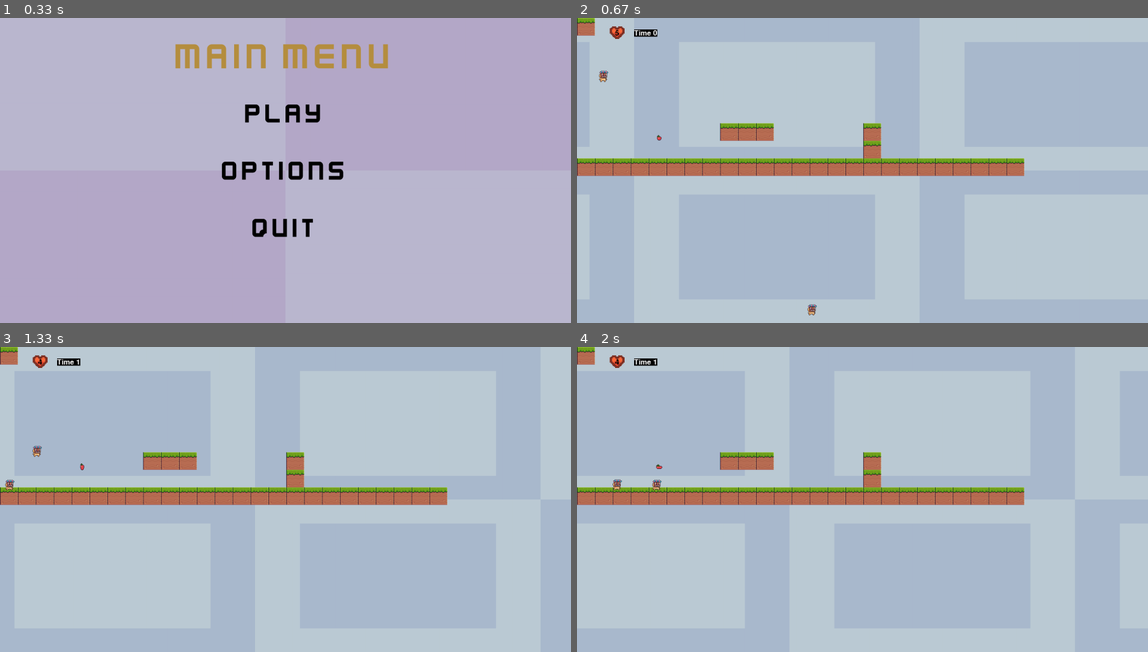
Above: before the commit, frames 1-4 (two rows, left to right).
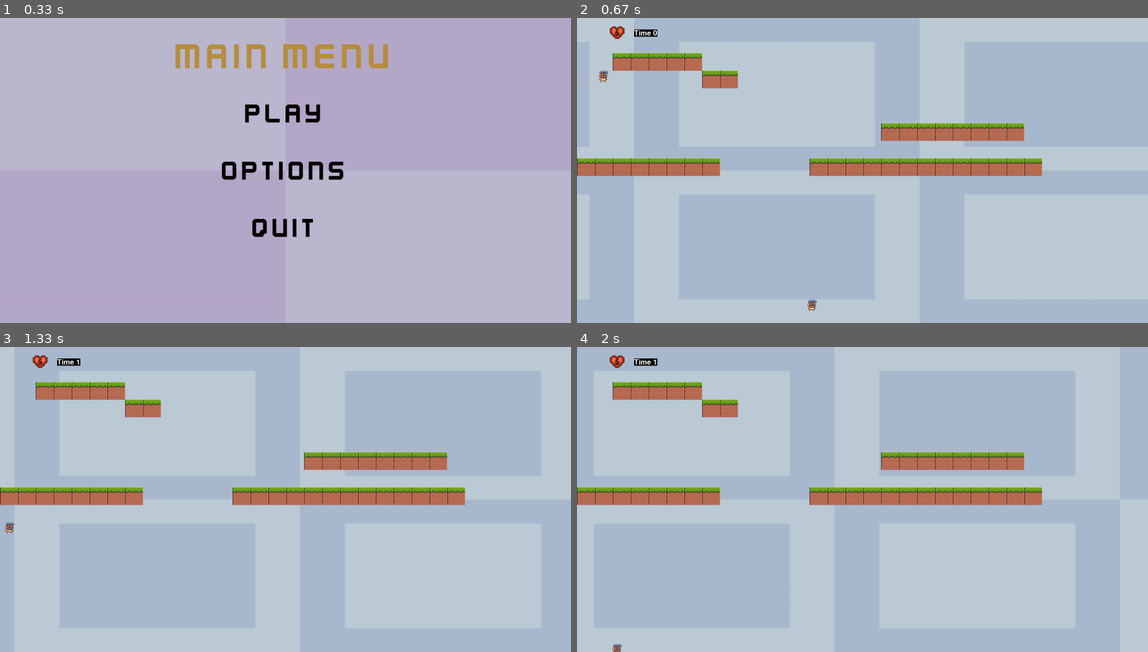
Above: after the commit, the same moments.

Repository: Maxizx/patricioBallesteros-pygame-tp-final
Game: pygame game, started from main.py
Two runs of this game, one before a commit and one after it. Both use one fixed random seed, a clock stepped at 60 frames per second and the inputs below.
Inputs (mouse positions are in pixels of both pictures, inside the frame that each line leads up to):
- Up to frame 1 (0.33 s): no input
- Up to frame 2 (0.67 s): click "PLAY" at 0.38 s
- Up to frame 3 (1.33 s): hold Right 0.67-1.13 s; move the mouse to (262, 511) at 0.7 s; hold Up from 1.17 s (still down)
- Up to frame 4 (2 s): release Up at 1.47 s; hold Right 1.5-1.97 s

Frame 1 is identical in both runs. In frame 2, 5.2% of the frame differs, in the area x 0-82%, y 0-98%; in frame 3, 5.2%, in the area x 0-82%, y 0-62%; in frame 4, 5.2%.

Commit message:
add class construir mapa

Diff:
--- a/inicio.py
+++ b/GUI_inicio.py
@@ -1,7 +1,6 @@
 import pygame as pg
-from constantes import *
+from constantes import (ANCHO_VENTANA,ALTO_VENTANA)
 from botones import Button as Button
-from main import  *
 from game import GameManager
 # from main import game
 
--- a/botin.py
+++ b/botin.py
@@ -2,18 +2,22 @@
 import random
 import player
 from auxiliar import Auxiliar
+import random as rd
+from constantes import (ANCHO_VENTANA,ALTO_VENTANA)
 
 class Frutas(pg.sprite.Sprite):
-    def __init__(self,x,y ) -> None:
+    def __init__(self) -> None:
         super().__init__()
         self.stay = Auxiliar.getSurfaceFromSpriteSheet("images/Apple.png",17,1,step=1)
         self.puntos = random.randrange(10,50)
         self.frame = 0
-        self.ubicacion_en_x = x
-        self.ubicacion_en_y = y
+        # self.ubicacion_en_x = x
+        # self.ubicacion_en_y = y
         self.animation = self.stay
         self.image = self.animation[self.frame]
         self.rect = self.image.get_rect()
+        self.rect.x = rd.randint(0,ANCHO_VENTANA - self.rect.width)
+        self.rect.y = rd.randint(0,ALTO_VENTANA - self.rect.height)
         self.grupo_frutas = pg.sprite.Group()
 
     def update(self):
@@ -22,9 +26,16 @@
         else:
             self.frame = 0
 
+    def spawn_frutas(self,cantidad_de_frutas = 4):
+        for _ in range(cantidad_de_frutas):
+            fruta = Frutas()
+            self.grupo_frutas.add(fruta)
+            # print(f"x: {fruta.rect.x} y :{fruta.rect.y}")
+            print("Se creó una fruta nueva")
+
+
+
     def draw(self,pantalla):
-        self.rect.x = self.ubicacion_en_x
-        self.rect.y = self.ubicacion_en_y
         self.image = self.animation[self.frame]
         pantalla.blit(self.image,self.rect)
 
--- a/game.py
+++ b/game.py
@@ -1,9 +1,11 @@
 from botin import Frutas
-from player import *
+from player import Player
 from enemigo import Enemy
-from musica import *
+from musica import audio
 from constantes import *
-from niveles.plataforma import *
+from niveles.plataforma import (construir_mapas,bloque)
+from auxiliar import Auxiliar
+import random as rd
 
 #ROTO#ROTO#ROTO#ROTO#ROTO#ROTO#ROTO#ROTO#ROTO#ROTO#ROTO#ROTO#ROTO#ROTO#ROTO#ROTO#ROTO
 
@@ -31,7 +33,8 @@
 import sys
 from player import Player
 
-class GameManager:
+
+class GameManager(Frutas,pg.sprite.Sprite):
     def __init__(self):
         pg.font.init()
         pg.init()
@@ -52,9 +55,12 @@
         self.vidas = Auxiliar.load_image_and_scale("images/corazo.png",50,50)
         self.player_1 = Player(config_player)
         self.enemigo_1= Enemy(0, 0, 4, 8, 8, 16)
-        self.fruta_1 = Frutas(200,300)
-
-
+        # self.fruta_1 = Frutas(200,300)
+        self.fruta = Frutas()
+        self.lista_de_niveles = niveles
+        self.nivel = 0
+        self.escenario =  0
+        self.mapas = construir_mapas()
 
     def run(self):
         """
@@ -93,27 +99,30 @@
             if camara_x < ANCHO_VENTANA:
                 self.screen.blit(self.imagen_fondo2,(camara_x,0))
 
-            if self.player_1.lives == 0:
-                # game_over()
-                print("Game Over")
-                pg.quit()
-                sys.exit()
+            self.game_over()
 
-            for muro in muros:
-                self.player_1.colision_con_objetos(muro)
-                self.enemigo_1.colision_con_objetos(muro)
 
-            self.fruta_1.colision_con_fruta(self.player_1)
+            # for muro in muros:
+            #     self.player_1.colision_con_objetos(muro)
+            #     self.enemigo_1.colision_con_objetos(muro)
+            # self.colision_muros()
+
+            self.fruta.spawn_frutas
+
+            # self.fruta_1.colision_con_fruta(self.player_1)
             self.player_1.colision_con_enemigo(self.enemigo_1)
 
-            dibujar_muros(self.screen,muros)
-            bloque_de_abajo.draw_bloque(self.screen)
+            self.cargar_mapa()
+            # dibujar_muros(self.screen,muros)
             self.enemigo_1.update()
             self.enemigo_1.draw(self.screen)
             self.player_1.update()
             self.player_1.draw(self.screen)
-            self.fruta_1.update()
-            self.fruta_1.draw(self.screen)
+            self.fruta.grupo_frutas.update()
+            self.fruta.grupo_frutas.draw(self.screen)
+
+            # self.fruta_1.update()
+            # self.fruta_1.draw(self.screen)
 
             contador = self.fuente_1.render(f"Time {str(relog)}",True,(255,255,255),(0,0,0))
             contador_vidas = self.fuente_1.render(str(self.player_1.lives),False,(0,0,0))
@@ -129,4 +138,35 @@
             pg.display.flip()
 
 
-#ROTO
+    def game_over(self):
+        if self.player_1.lives == 0:
+            # game_over()
+            print("Game Over")
+            pg.quit()
+            sys.exit()
+
+    def eleccion_nivel(self, lista_de_niveles,nivel_elegido,escenario_elegido) -> str:
+        for numero_de_nivel in range(len(lista_de_niveles)):
+            if numero_de_nivel == nivel_elegido:
+                nivel = f"level_{numero_de_nivel}"
+                level = lista_de_niveles.get(nivel)
+
+                for escenario in range(len(nivel)- 1):
+                    if escenario == escenario_elegido:
+                        # print(f"nivel : {nivel}, escenario: {escenario}")
+                        escenario_a_cargar = level.get(f"{escenario}_escenario")
+                        return escenario_a_cargar
+
+    def cargar_mapa(self):
+        self.mapa = self.eleccion_nivel(self.lista_de_niveles,self.nivel,self.escenario)
+        self.muros =self.mapas.construir_mapa(self.mapa)
+        self.mapas.dibujar_muros(self.screen,self.muros)
+
+    def pasar_escenario(self):
+        self.escenario += 1
+        self.eleccion_nivel(self.lista_de_niveles,self.nivel,self.escenario)
+
+    # def colision_muros(self):
+    #     for muro in self.muros:
+    #         self.player_1.colision_con_objetos(muro)
+    #         self.enemigo_1.colision_con_objetos(muro)
--- a/main.py
+++ b/main.py
@@ -1,105 +1,4 @@
-from inicio import *
-""" # from inicio import *
-
-# pg.font.init()
-# screen = pg.display.set_mode((ANCHO_VENTANA, ALTO_VENTANA))
-# fuente = pg.font.SysFont("images/UI/Font/kenvector_future_thin.ttf",30)
-# fuente_1 = pg.font.SysFont("images/UI/Font/kenvector_future_thin.ttf",29)
-# pg.init()
-# clock = pg.time.Clock()
-
-# imagen_fondo = Auxiliar.load_image_and_scale("images/locations/fondos/Purple.png",ANCHO_VENTANA,ALTO_VENTANA)
-# imagen_fondo2 = Auxiliar.load_image_and_scale("images/locations/fondos/Blue.png",ANCHO_VENTANA,ALTO_VENTANA)
-# vidas = Auxiliar.load_image_and_scale("images/corazo.png",50,50)
-
-
-# #llamado al escenario
-# player_1 = Player(config_player)
-# enemigo_1= Enemy(0, 0, 4, 8, 8, 16)
-# fruta_1 = Frutas(200,300)
-
-
-# musica_de_fondo = audio("musica_de_fondo",repetir=-1)
-
-# #camara_x = player_1.move_x
-# while True:
-
-#     relog = pg.time.get_ticks()//1000
-
-#     for event in pg.event.get():
-#         if event.type == pg.QUIT:
-#             pg.quit()
-#             sys.exit()
-
-#         # musica_de_fondo.play(-1)
-#         musica_de_fondo.reproducir_audio()
-#         lista_teclas_presionadas = pg.key.get_pressed()
-#         if lista_teclas_presionadas[pg.K_i]:
-#             # main_menu()
-#             print("sin vidas")
-#         if lista_teclas_presionadas[pg.K_UP]:
-#             musica_de_fondo.control_volumen(True)
-#             print(f"el volmen actual es de {musica_de_fondo.get_volumen_del_audio()}")
-#         if lista_teclas_presionadas[pg.K_DOWN]:
-#             musica_de_fondo.control_volumen(False)
-#             print(f"el volmen actual es de {musica_de_fondo.get_volumen_del_audio()}")
-
-
-#         player_1.selector_de_movimiento(lista_teclas_presionadas)
-#         enemigo_1.caminar_direccion(True)
-
-#     # camara_x = -player_1.rect[0] % imagen_fondo2.get_rect().width
-#     camara_x = -player_1.rect[0] % ANCHO_VENTANA
-#     #print(player_1.rect)
-
-#     #camara_x = -player_1.move_x
-#     screen.blit(imagen_fondo2, imagen_fondo2.get_rect(topleft=(player_1.movimiento_horizontal_de_la_camara(imagen_fondo2.get_rect().width),0)))
-#     if camara_x < ANCHO_VENTANA:
-#         screen.blit(imagen_fondo2,(camara_x,0))
-
-#     if player_1.lives == 0:
-#         # game_over()
-#         print("Game Over")
-#         pg.quit()
-#         sys.exit()
-
-#     for muro in muros:
-#         player_1.colision_con_objetos(muro)
-#         enemigo_1.colision_con_objetos(muro)
-
-#     fruta_1.colision_con_fruta(player_1)
-#     player_1.colision_con_enemigo(enemigo_1)
-
-
-#     dibujar_muros(screen,muros)
-#     enemigo_1.update()
-#     enemigo_1.draw(screen)
-#     player_1.update()
-#     player_1.draw(screen)
-#     fruta_1.update()
-#     fruta_1.draw(screen)
-
-#     contador = fuente_1.render(f"Time {str(relog)}",True,(255,255,255),(0,0,0))
-#     contador_vidas = fuente_1.render(str(player_1.lives),False,(0,0,0))
-#     screen.blit(vidas,(80,13))
-#     screen.blit(contador_vidas,(100,30))
-#     screen.blit(contador,(150,30))
-
-#     # enemigos update
-#     # player dibujarlo
-#     # dibujar todo el nivel
-
-#     pg.display.flip()
-
-#     delta_ms = clock.tick(FPS)
-
-
-
-# game = GameManager()
-
-# while True:a
-#     game.run
- """
+from GUI_inicio import *
 
 if __name__ == '__main__':
     main_menu()
--- a/niveles/plataforma.py
+++ b/niveles/plataforma.py
@@ -1,6 +1,4 @@
 import pygame as pg
-#from pg.sprite import _Group
-from auxiliar import Auxiliar
 from constantes import *
 
 
@@ -25,7 +23,6 @@
         self.imagen_del_bloque = pg.image.load("images/locations/0.png")
         # self.imagen_del_bloque = Auxiliar.get_image_SurfaceFromSpriteSheet("images/locations/Terrain (16x16).png",4,3,seleccion_columna=1,seleccion_fila=0,step=1)
         self.rect = self.imagen_del_bloque.get_rect()
-        self.grupo_bloques = pg.sprite.Group()
 
 
     def draw_bloque(self, pantalla):
@@ -39,44 +36,45 @@
 
 # nivel = niveles.get("nivel_1")
 
-def eleccion_nivel(lista_de_niveles,nivel_elegido,escenario_elegido) -> str:
-    for numero_de_nivel in range(len(lista_de_niveles)):
-        if numero_de_nivel == nivel_elegido:
-            nivel = f"level_{numero_de_nivel}"
-            level = lista_de_niveles.get(nivel)
 
-            for escenario in range(len(nivel)- 1):
-                if escenario == escenario_elegido:
-                    print(f"nivel : {nivel}, escenario: {escenario}")
-                    escenario_a_cargar = level.get(f"{escenario}_escenario")
-                    return escenario_a_cargar
+class construir_mapas(bloque,pg.sprite.Sprite):
+    def __init__(self) -> None:
+        super().__init__()
+        self.bloque_plataforma = bloque()
+        self.grupo_bloques = pg.sprite.Group()
 
 
-bloque_de_abajo = bloque()
+    def dibujar_muro(self,superficie, rectangulo):
 
-def dibujar_muro(superficie, rectangulo):
+        # pg.draw.rect(superficie, (0,0,0), rectangulo)
+        superficie.blit(self.bloque_plataforma.imagen_del_bloque,self.bloque_plataforma.imagen_del_bloque.get_rect(topleft = (rectangulo.x,rectangulo.y)))
+        # for valor in rectangulo.values():
+        #     superficie.blit(self.bloque_plataforma.imagen_del_bloque,self.bloque_plataforma.imagen_del_bloque.get_rect(topleft = (valor["x"],valor["y"])))
 
-    # pg.draw.rect(superficie, (0,0,0), rectangulo)
-    superficie.blit(bloque_de_abajo.imagen_del_bloque,bloque_de_abajo.imagen_del_bloque.get_rect(topleft = (rectangulo.x,rectangulo.y)))
+    def construir_mapa(self,mapa):
+        muros = []
+        x = 0
+        y = 0
+        for muro in mapa:
+            for ladrillo in muro:
+                diccionario = {}
+                if ladrillo == "X":
+                    muros.append(pg.Rect(x, y, 60, 60))
+                    # diccionario["x"] = x
+                    # diccionario["y"] = y
 
-def construir_mapa(mapa):
-    muros = []
-    x = 0
-    y = 0
-    for muro in mapa:
-        for ladrillo in muro:
-            if ladrillo == "X":
-                muros.append(pg.Rect(x, y, 60, 60))
-            x += bloque_de_abajo.imagen_del_bloque.get_width()
-        x = 0
-        y += bloque_de_abajo.imagen_del_bloque.get_height()
-    return muros
+                    # muros.append(diccionario)
+                    # self.grupo_bloques.add(muro)
+                x += self.bloque_plataforma.imagen_del_bloque.get_width()
+            x = 0
+            y += self.bloque_plataforma.imagen_del_bloque.get_height()
+        return muros
 
-def dibujar_muros(superficie, muros):
-    for m in muros:
-        dibujar_muro(superficie, m)
+    def dibujar_muros(self,superficie, muros):
+        for m in muros:
+            self.dibujar_muro(superficie, m)
 
 
-mapa = eleccion_nivel(niveles,0,2)
+# mapa = eleccion_nivel(niveles,0,escenario)
 
-muros = construir_mapa(mapa)
+# muros = construir_mapa(mapa)
--- a/player.py
+++ b/player.py
@@ -1,6 +1,4 @@
-from doctest import FAIL_FAST
 import pygame as pg
-from constantes import *
 from auxiliar import Auxiliar
 from constantes import *
 
